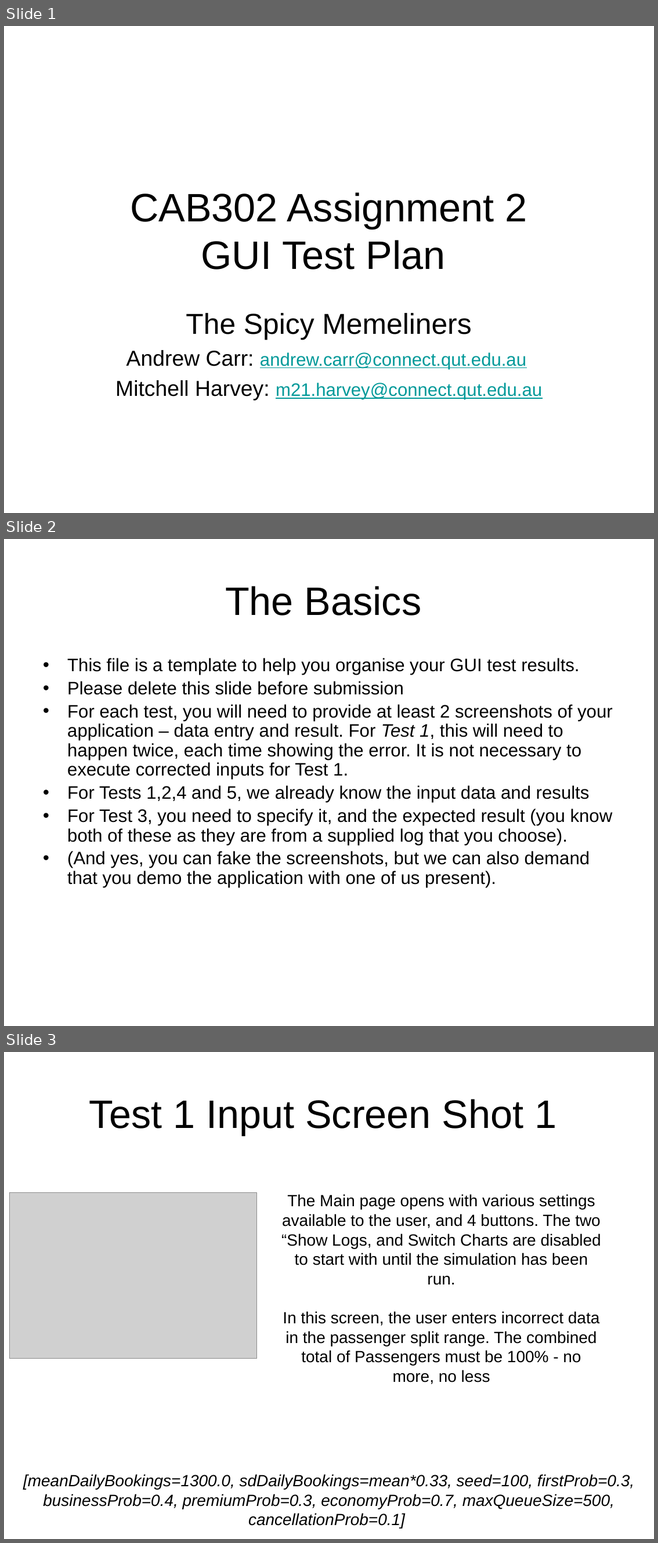
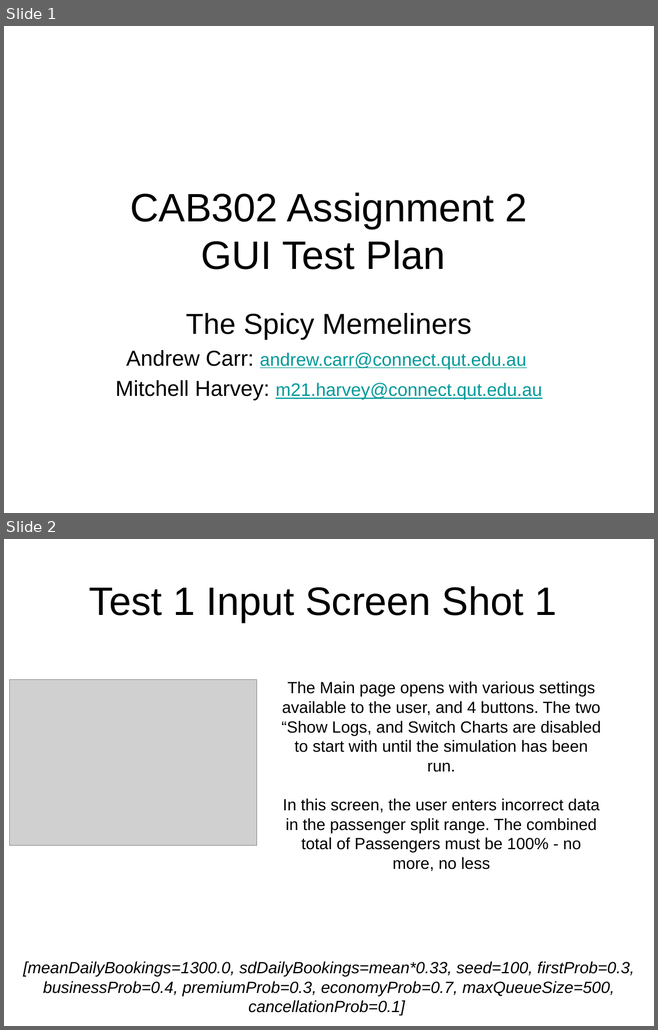
Before and after one commit to mitchellharvey97/Cab302-Ass2-2016, a slide deck: GUITestPlan.pptx. Shown one above the other, each under a label of ours: slides 1, 2 and 3 before the commit, slides 1 and 2 after it. The pictures are 658x1543 and 658x1030 pixels, drawn with LibreOffice and Linux fonts; fonts in the diff are those of the drawing; grey boxes stand for pictures. Boxes give left, top, right and bottom in pixels: in the first picture for what was removed or moved away, otherwise in the second. Text is boxed around its words. In the diff, an @@ line names an element or a change of style, - is before the commit and + after.

```diff
--- a/GUITestPlan.pptx
+++ b/GUITestPlan.pptx
@@ slide 2 removed at [4,539,654,1026], background #FFFFFF @@
@@ title removed at [225,586,422,616] @@
-The Basics
@@ text removed at [67,658,612,888] @@
-• This file is a template to help you organise your GUI test results.
-• Please delete this slide before submission
-• For each test, you will need to provide at least 2 screenshots of your application – data entry and result. For Test 1, this will need to happen twice, each time showing the error. It is not necessary to execute corrected inputs for Test 1.
-• For Tests 1,2,4 and 5, we already know the input data and results
-• For Test 3, you need to specify it, and the expected result (you know both of these as they are from a supplied log that you choose).
-• (And yes, you can fake the screenshots, but we can also demand that you demo the application with one of us present).
@@ what was slide 3 is now slide 2 @@
```
Also in this commit, not shown: 1 other file.
